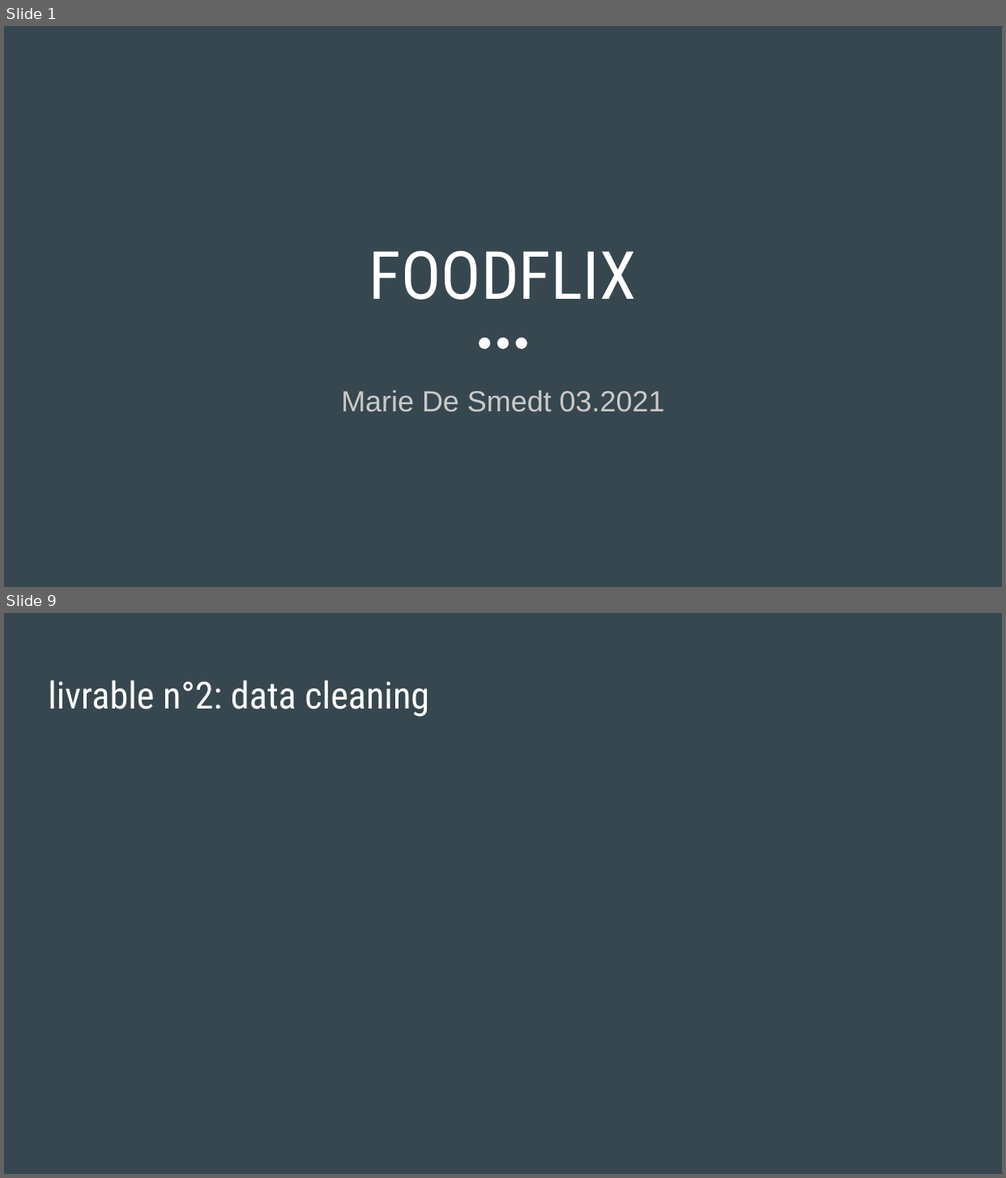
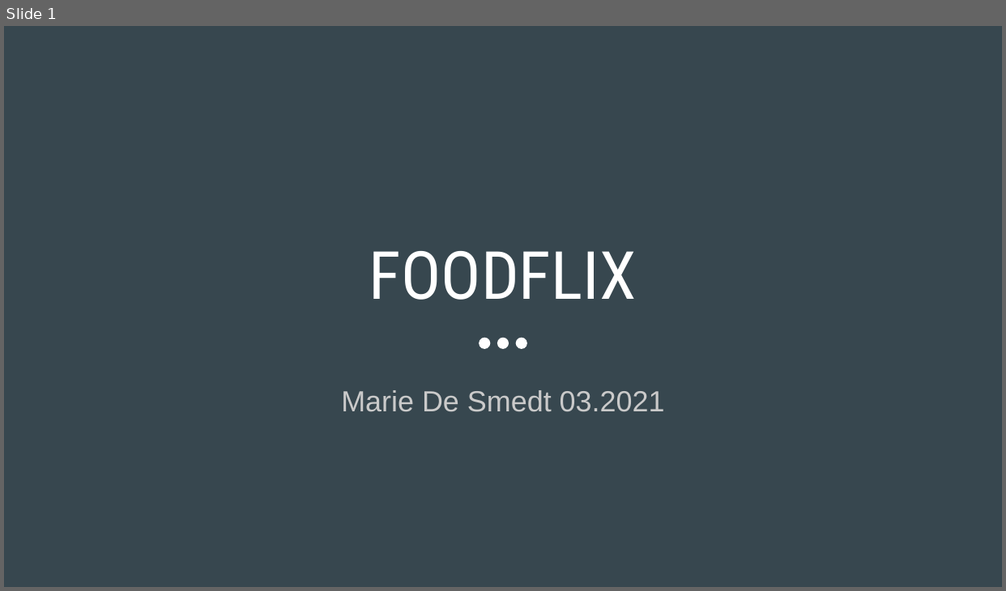
Before and after one commit to MarieDeSmedt/FoodFlix, a slide deck: FOODFLIX.pptx. Shown one above the other, each under a label of ours: slides 1 and 9 before the commit, slide 1 after it; the slides between them are not shown. The pictures are 1006x1178 and 1006x591 pixels, drawn with LibreOffice and Linux fonts; fonts in the diff are those of the drawing. Boxes give left, top, right and bottom in pixels: in the first picture for what was removed or moved away, otherwise in the second. Text is boxed around its words. In the diff, an @@ line names an element or a change of style, - is before the commit and + after.

```diff
--- a/FOODFLIX.pptx
+++ b/FOODFLIX.pptx
@@ slide 9 removed at bbox=[4, 613, 1002, 1174], background #37474F @@
@@ title removed at bbox=[48, 680, 429, 717] @@
-livrable n°2: data cleaning
```
Also in this commit, not shown: 4 slides changed, 6 slides added, 3 other slides removed.
